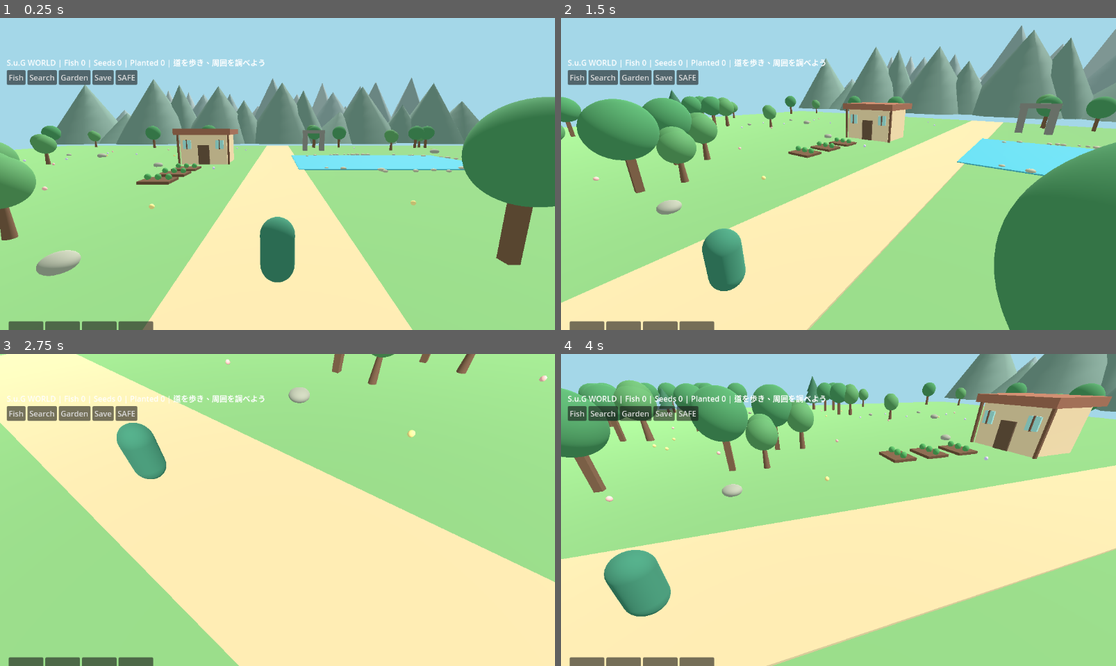
Above: before the commit, frames 1-4 (two rows, left to right).
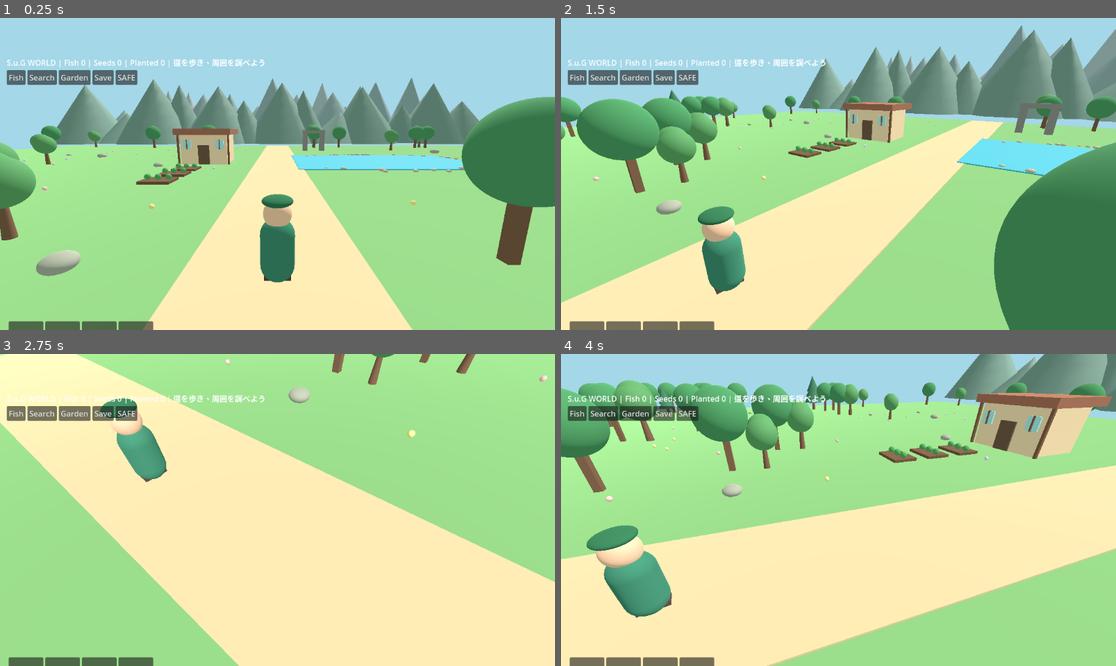
Above: after the commit, the same moments.

Repository: koji06ochi-ship-it/SUG-WORLD-3D
Game: Godot game, scene res://main.tscn
The game is run twice, just before and just after one commit, with the same random seed, the same clock (stepped at 60 frames per second) and the same inputs.
Inputs (mouse positions are in pixels of both pictures, inside the frame that each line leads up to):
- Up to frame 1 (0.25 s): no input
- Up to frame 2 (1.5 s): move the mouse to (960, 158) at 0.52 s; hold D 0.53-1.25 s; click (960, 158) at 0.67 s; drag from (727, 189) to (810, 236) at 1.27 s
- Up to frame 3 (2.75 s): move the mouse to (333, 441) at 2.02 s; hold D from 2.03 s (still down)
- Up to frame 4 (4 s): release D at 2.75 s; drag from (810, 572) to (672, 463) at 2.77 s; move the mouse to (1005, 556) at 3.52 s; hold A from 3.53 s (still down)

The runs differ from the first frame. In frame 1, 0.5% of the frame differs, in the area x 47-53%, y 56-85%; in frame 2, 0.6%; in frame 3, 0.5%; in frame 4, 1.0%, in the area x 4-21%, y 55-85%.

Commit message:
Replace capsule-only placeholder silhouette with head cap and shoes

Diff:
--- a/valley.gd
+++ b/valley.gd
@@ -112,6 +112,37 @@
     outfit.albedo_color = Color("#397c61")
     visual.material_override = outfit
     player.add_child(visual)
+    # Temporary stylized character silhouette; official approved model is still required.
+    var head := MeshInstance3D.new()
+    var head_mesh := SphereMesh.new()
+    head_mesh.radius = 0.34
+    head_mesh.height = 0.68
+    head.mesh = head_mesh
+    head.position = Vector3(0, 0.91, 0)
+    var skin := StandardMaterial3D.new()
+    skin.albedo_color = Color("#e7b895")
+    head.material_override = skin
+    player.add_child(head)
+    var cap := MeshInstance3D.new()
+    var cap_mesh := SphereMesh.new()
+    cap_mesh.radius = 0.37
+    cap_mesh.height = 0.25
+    cap.mesh = cap_mesh
+    cap.position = Vector3(0, 1.22, 0)
+    var cap_material := StandardMaterial3D.new()
+    cap_material.albedo_color = Color("#2c6a46")
+    cap.material_override = cap_material
+    player.add_child(cap)
+    for side in [-1.0, 1.0]:
+        var foot := MeshInstance3D.new()
+        var foot_mesh := BoxMesh.new()
+        foot_mesh.size = Vector3(0.22, 0.16, 0.38)
+        foot.mesh = foot_mesh
+        foot.position = Vector3(side * 0.22, -0.71, 0.10)
+        var shoe := StandardMaterial3D.new()
+        shoe.albedo_color = Color("#543f39")
+        foot.material_override = shoe
+        player.add_child(foot)
     var collision := CollisionShape3D.new()
     var capsule := CapsuleShape3D.new()
     capsule.radius = 0.42
